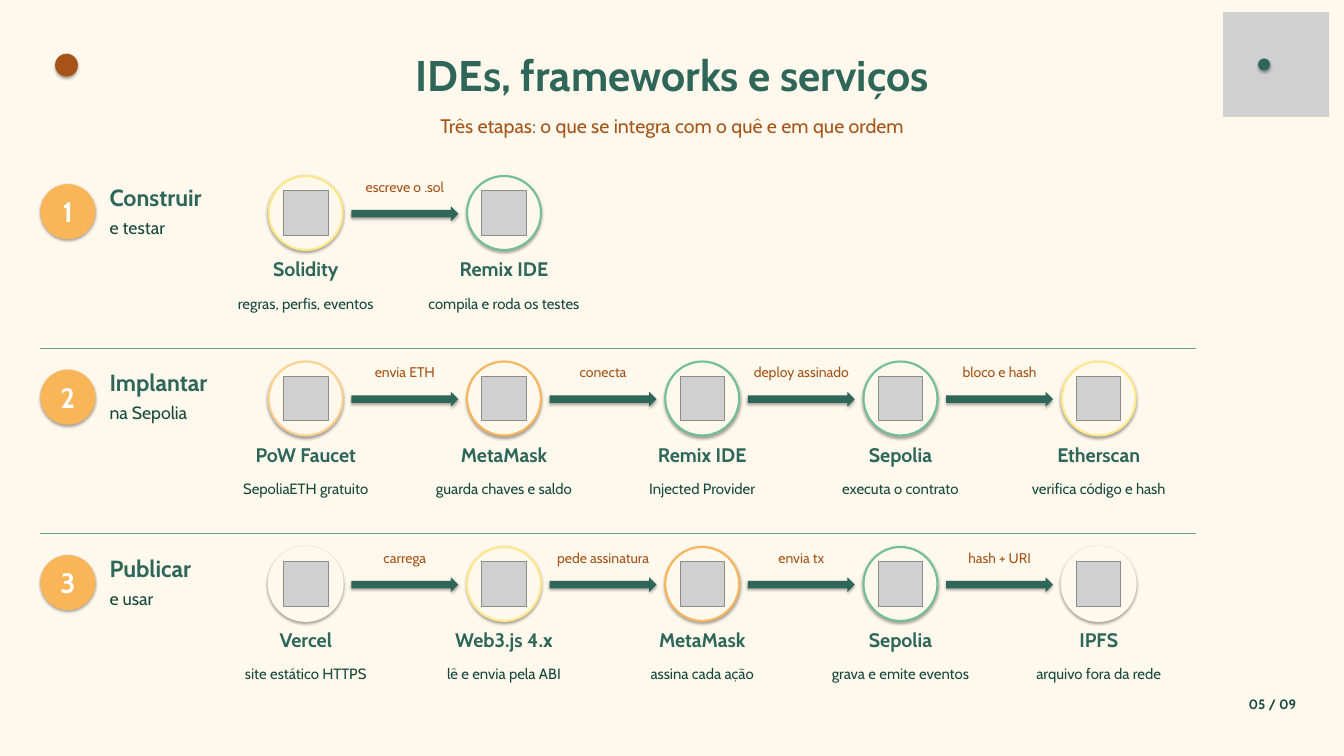
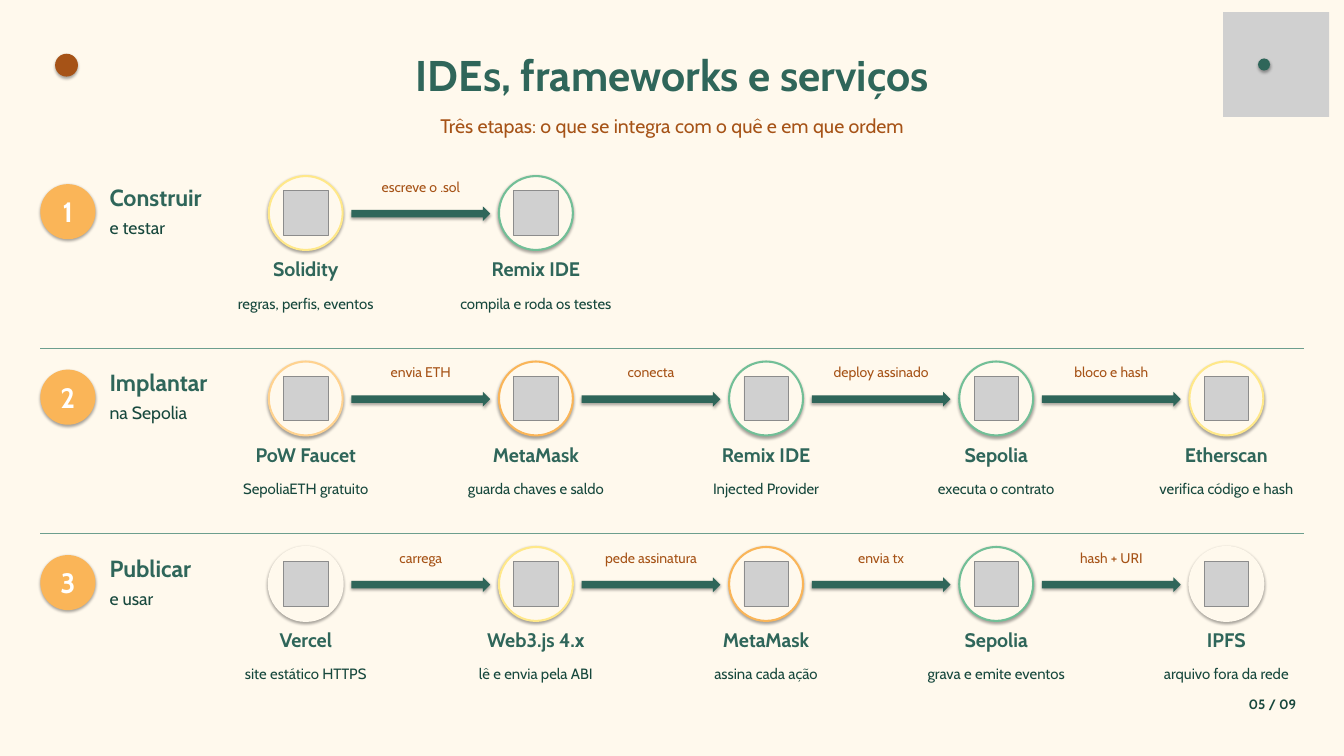
Before and after one commit to JulianaBallin/EcoOrigem, a slide deck: slide 5 of docs/slides/apresentacao-ecoorigem.pptx. Drawn at 1344x756 pixels with LibreOffice and Linux fonts; fonts in the diff are those of the drawing; grey boxes stand for pictures. Boxes give left, top, right and bottom in pixels: in the first picture for what was removed or moved away, otherwise in the second. Text is boxed around its words. In the diff, an @@ line names an element or a change of style, - is before the commit and + after.

```diff
--- a/docs/slides/apresentacao-ecoorigem.pptx
+++ b/docs/slides/apresentacao-ecoorigem.pptx
@@ text "escreve o .sol": place and size @@
-text "escreve o .sol" at (366,181,444,192)
+text "escreve o .sol" at (382,181,460,192)
@@ right arrow: place and size @@
-right arrow at (351,206,458,221)
+right arrow at (351,206,490,221)
@@ line moved from (40, 348) - (1196, 348) to (40, 348) - (1304, 348) @@
@@ text "envia ETH": place and size @@
-text "envia ETH" at (375,367,435,377)
+text "envia ETH" at (391,367,451,377)
@@ text "conecta": place and size @@
-text "conecta" at (580,368,627,377)
+text "conecta" at (628,368,675,377)
@@ text "deploy assinado": place and size @@
-text "deploy assinado" at (754,366,849,381)
+text "deploy assinado" at (834,366,928,381)
@@ text "bloco e hash": place and size @@
-text "bloco e hash" at (963,366,1037,377)
+text "bloco e hash" at (1074,366,1149,377)
@@ right arrow: place and size @@
-right arrow at (351,392,458,407)
+right arrow at (351,392,490,407)
@@ right arrow: place and size @@
-right arrow at (550,392,657,407)
+right arrow at (581,392,720,407)
@@ right arrow: place and size @@
-right arrow at (748,392,855,407)
+right arrow at (812,392,950,407)
@@ right arrow: place and size @@
-right arrow at (946,392,1053,407)
+right arrow at (1042,392,1181,407)
@@ line moved from (40, 534) - (1196, 534) to (40, 534) - (1304, 534) @@
@@ text "carrega": place and size @@
-text "carrega" at (383,556,426,567)
+text "carrega" at (399,556,442,567)
@@ 6 texts, 3 pictures, 3 ellipses: place and size @@
-6 texts, 3 pictures, 3 ellipses at (428,176,579,683)
+6 texts, 3 pictures, 3 ellipses at (460,176,611,683)
@@ text "pede assinatura": place and size @@
-text "pede assinatura" at (557,552,649,567)
+text "pede assinatura" at (605,552,697,567)
@@ 4 texts, 2 pictures, 2 ellipses: place and size @@
-4 texts, 2 pictures, 2 ellipses at (649,362,755,682)
+4 texts, 2 pictures, 2 ellipses at (713,362,819,682)
@@ text "envia tx": place and size @@
-text "envia tx" at (778,553,824,563)
+text "envia tx" at (858,553,904,563)
@@ 4 texts, 2 pictures, 2 ellipses: place and size @@
-4 texts, 2 pictures, 2 ellipses at (832,362,969,683)
+4 texts, 2 pictures, 2 ellipses at (928,362,1065,683)
@@ text "hash + URI": place and size @@
-text "hash + URI" at (968,552,1031,563)
+text "hash + URI" at (1080,552,1142,563)
@@ 4 texts, 2 pictures, 2 ellipses: place and size @@
-4 texts, 2 pictures, 2 ellipses at (1032,362,1165,683)
+4 texts, 2 pictures, 2 ellipses at (1159,362,1293,683)
@@ right arrow: place and size @@
-right arrow at (351,577,458,592)
+right arrow at (351,577,490,592)
@@ right arrow: place and size @@
-right arrow at (550,577,657,592)
+right arrow at (581,577,720,592)
@@ right arrow: place and size @@
-right arrow at (748,577,855,592)
+right arrow at (812,577,950,592)
@@ right arrow: place and size @@
-right arrow at (946,577,1053,592)
+right arrow at (1042,577,1181,592)
```
Also in this commit, not shown: 1 other slide changed, 1 other file.
